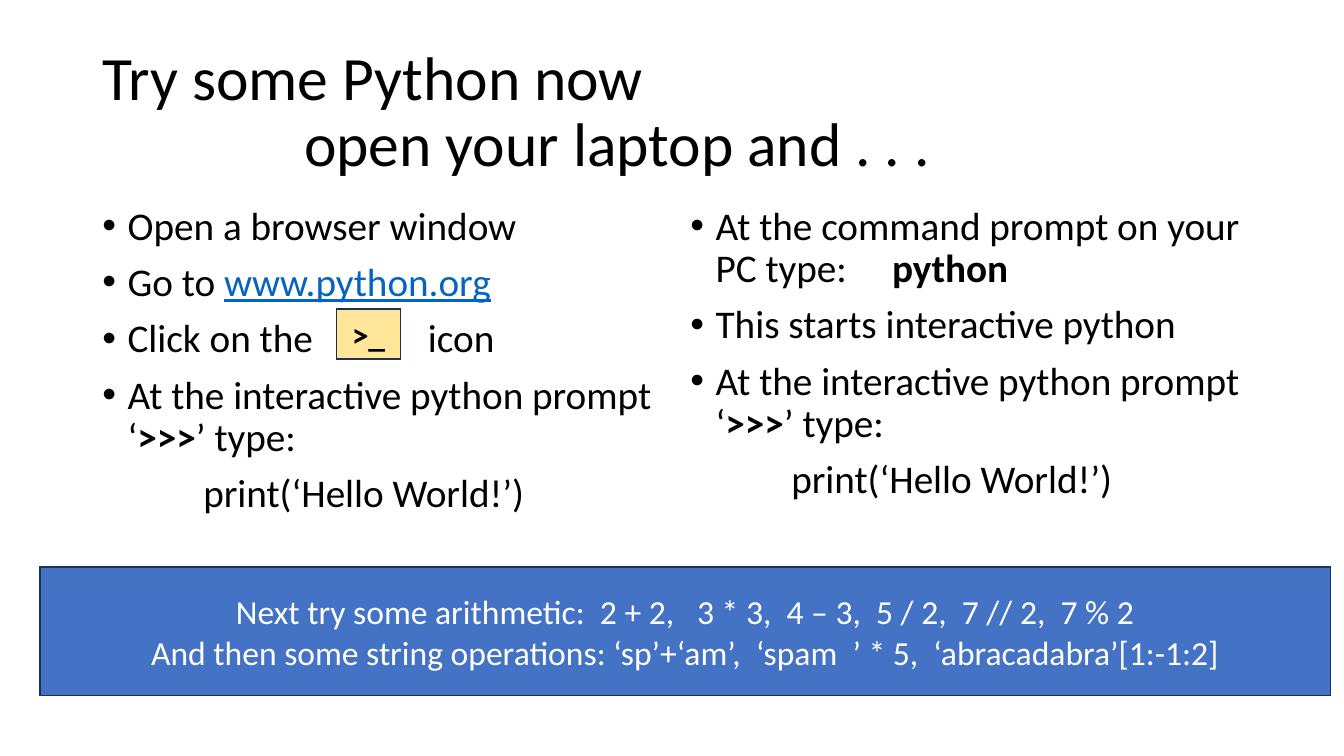
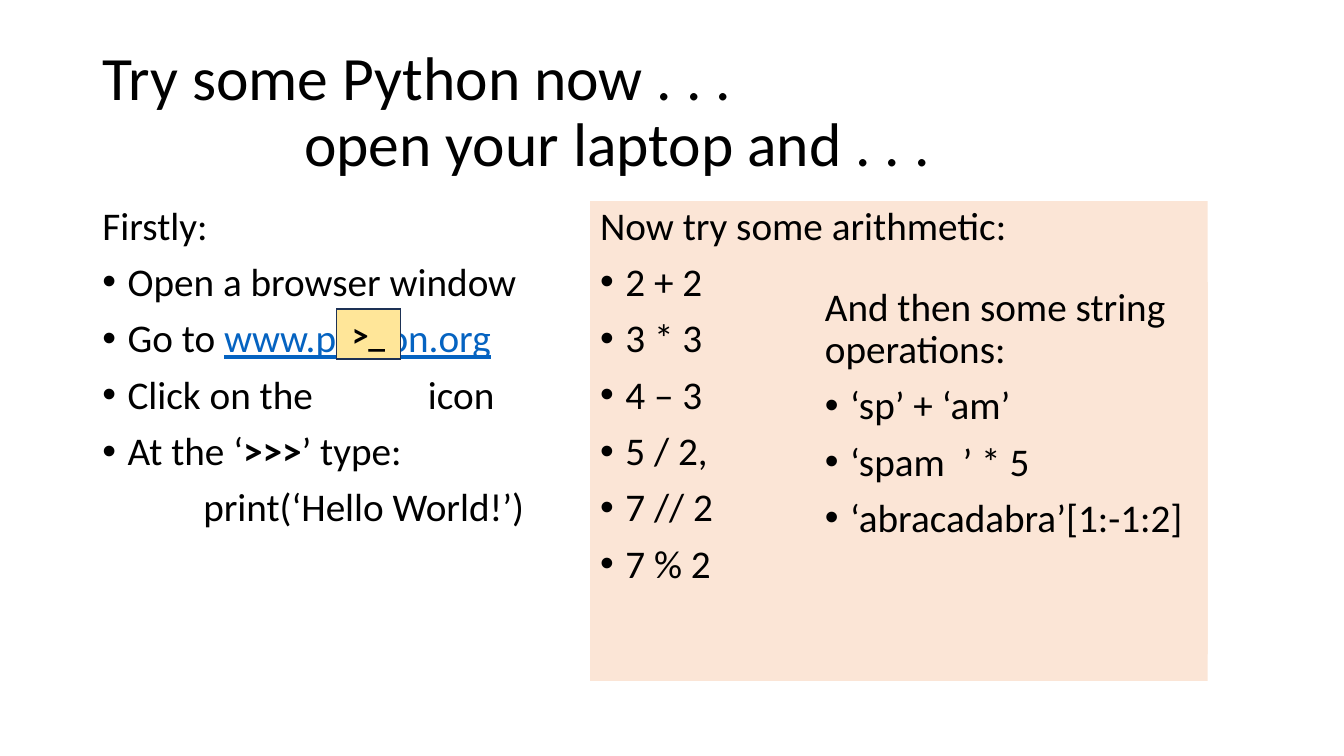
Before and after one commit to greenspangle/LIN7077_Humanities, a slide deck: slide 1 of w1_getting_started/lesson/w1_starter.pptx (slide 2 before the commit). Drawn at 1344x756 pixels with LibreOffice and Linux fonts; fonts in the diff are those of the drawing. Boxes give left, top, right and bottom in pixels: in the first picture for what was removed or moved away, otherwise in the second. Text is boxed around its words. In the diff, an @@ line names an element or a change of style, - is before the commit and + after.

```diff
--- a/w1_getting_started/lesson/w1_starter.pptx
+++ b/w1_getting_started/lesson/w1_starter.pptx
@@ title at (102, 57, 841, 176): text changed @@
-Try some Python now
-open your laptop and . . .
+Try some Python now . . .
+open your laptop and . . .
@@ text added at (590, 202, 1208, 682), fill #FBE5D6, 28 pt, text #000000 @@
+Now try some arithmetic:
+• 2 + 2
+• 3 * 3
+• 4 – 3
+• 5 / 2,
+• 7 // 2
+• 7 % 2
@@ text at (102, 212, 207, 247): paragraph added @@
+Firstly:
@@ text removed at (716, 212, 1239, 500) @@
-• At the command prompt on your PC type: python
-• This starts interactive python
-• At the interactive python prompt ‘>>>’ type:
-print(‘Hello World!’)
@@ text added at (825, 293, 1182, 538), 28 pt, text #000000 @@
+And then some string operations:
+• ‘sp’ + ‘am’
+• ‘spam ’ * 5
+• ‘abracadabra’[1:-1:2]
@@ text at (128, 437, 401, 472): text changed @@
-• At the interactive python prompt ‘>>>’ type:
+• At the ‘>>>’ type:
@@ rectangle removed at (40, 567, 1331, 696) @@
-Next try some arithmetic: 2 + 2, 3 * 3, 4 – 3, 5 / 2, 7 // 2, 7 % 2
-And then some string operations: ‘sp’+‘am’, ‘spam ’ * 5, ‘abracadabra’[1:-1:2]
```
Also in this commit, not shown: 1 slide removed, 16 other files.
